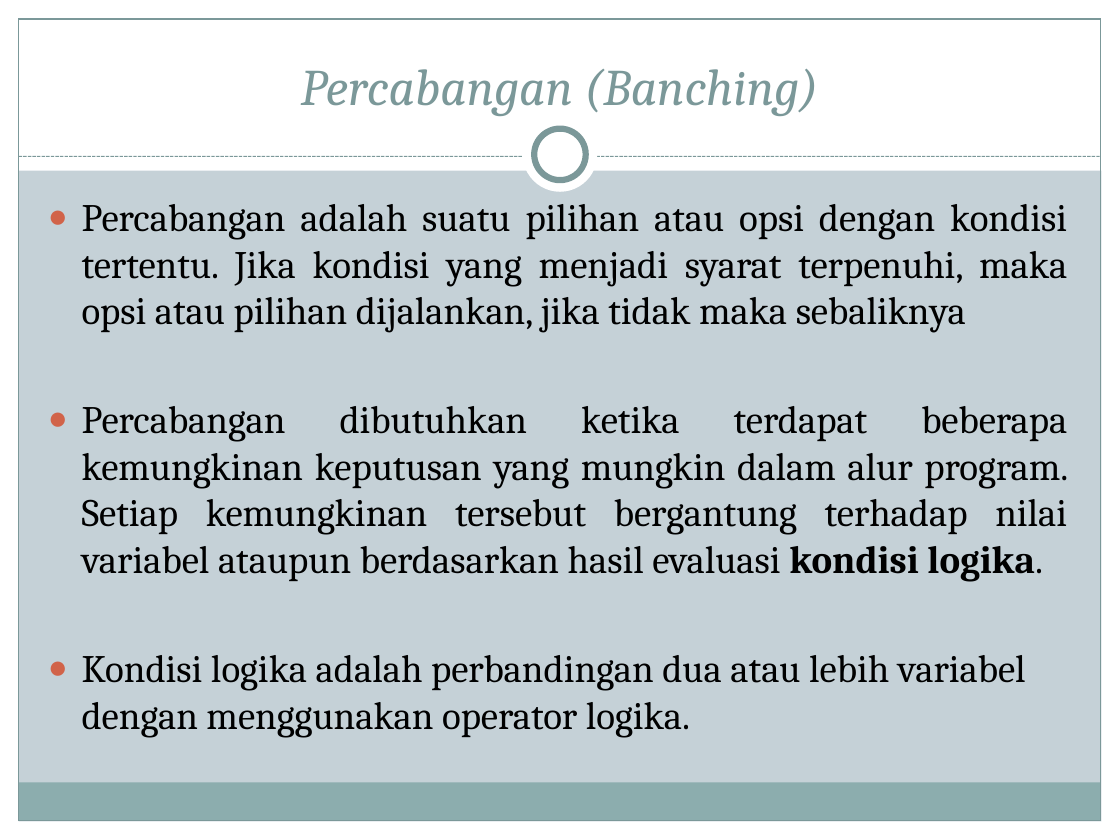
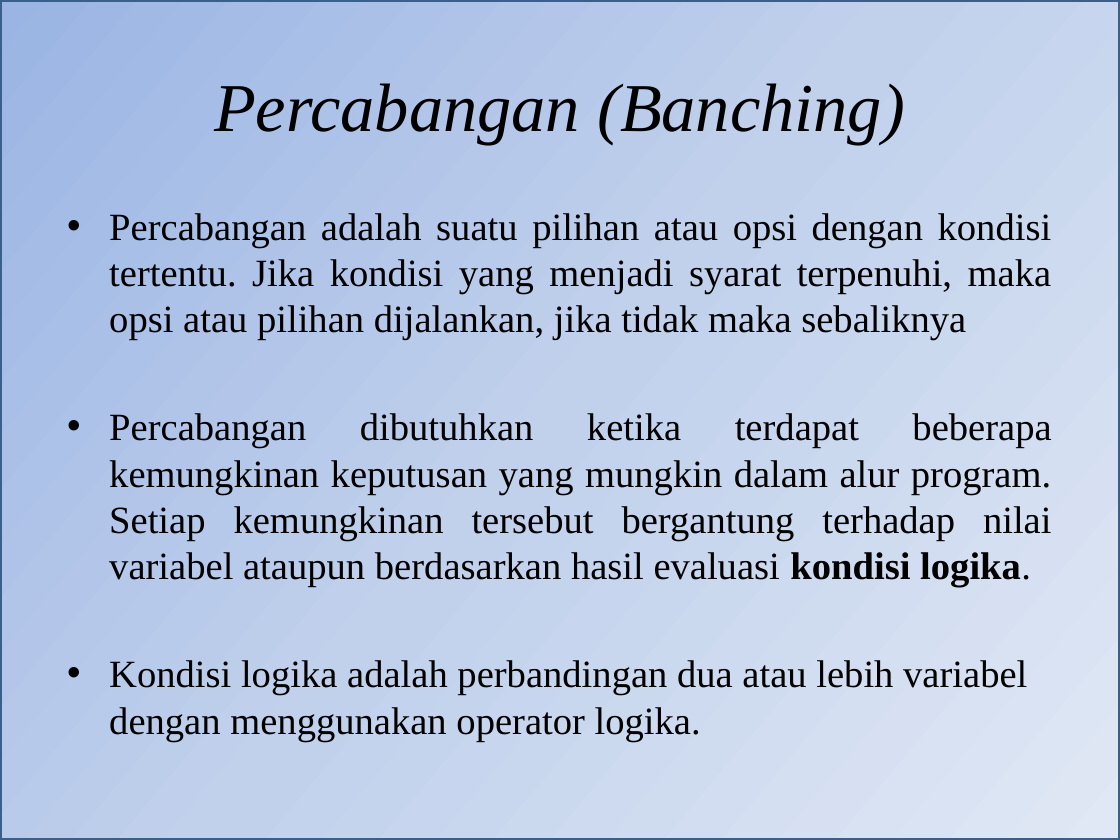
Before and after one commit to blodstone/Pengantar-Algoritma, a slide deck: slide 4 of Presentasi/Pertemuan 3 Percabangan.pptx (slide 2 before the commit). Drawn at 1120x840 pixels with LibreOffice and Linux fonts; fonts in the diff are those of the drawing. Boxes give left, top, right and bottom in pixels: in the first picture for what was removed or moved away, otherwise in the second. Text is boxed around its words. In the diff, an @@ line names an element or a change of style, - is before the commit and + after.

Commit message:
bab 3 : percabangan textbook + slide teori

```diff
--- a/Presentasi/Pertemuan 3 Percabangan.pptx
+++ b/Presentasi/Pertemuan 3 Percabangan.pptx
@@ background #C5D1D7 to #FFFFFF @@
@@ rectangle: place and size @@
-rectangle at (19,19,1101,821)
+rectangle at (0,0,1120,840)
@@ rectangle at (0,0,1120,840): fill none to gradient #9AB5E4 to #C2D1ED to #E1E8F5; outline #7C999A 0.75 pt to #3A5F8C 2 pt @@
@@ rectangle removed at (0,0,1120,170) @@
@@ rectangle removed at (0,0,19,840) @@
@@ rectangle removed at (1101,0,1120,840) @@
@@ title "Percabangan (Banching)": place and size @@
-title "Percabangan (Banching)" at (301,69,818,116)
+title "Percabangan (Banching)" at (214,83,905,144)
@@ title "Percabangan (Banching)" at (214,83,905,144): size 33 to 44 pt, font Cambria to Times New Roman, text colour #7C999A to #000000; vertical alignment bottom to middle @@
@@ ellipse removed at (523,118,598,193) @@
@@ ellipse removed at (534,129,586,180) @@
@@ line removed from (19, 157) to (1101, 157) @@
@@ text "Percabangan adalah suatu pilihan atau ...": place and size @@
-text "Percabangan adalah suatu pilihan atau ..." at (82,204,1068,738)
+text "Percabangan adalah suatu pilihan atau ..." at (109,213,1052,742)
@@ text "Percabangan adalah suatu pilihan atau ..." at (109,213,1052,742): size 25 to 24.8 pt, font Cambria to Times New Roman; bullet ● to • @@
@@ rectangle removed at (18,783,1100,821) @@
@@ rectangle removed at (0,821,1120,840) @@
```
Also in this commit, not shown: 7 other slides changed, 6 slides added, 2 slides removed, 9 other files.
